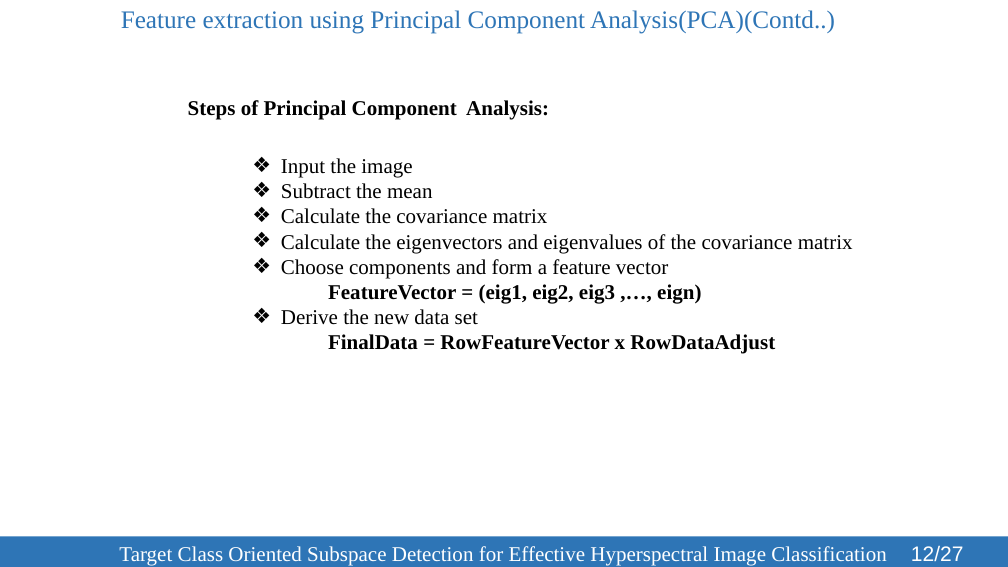
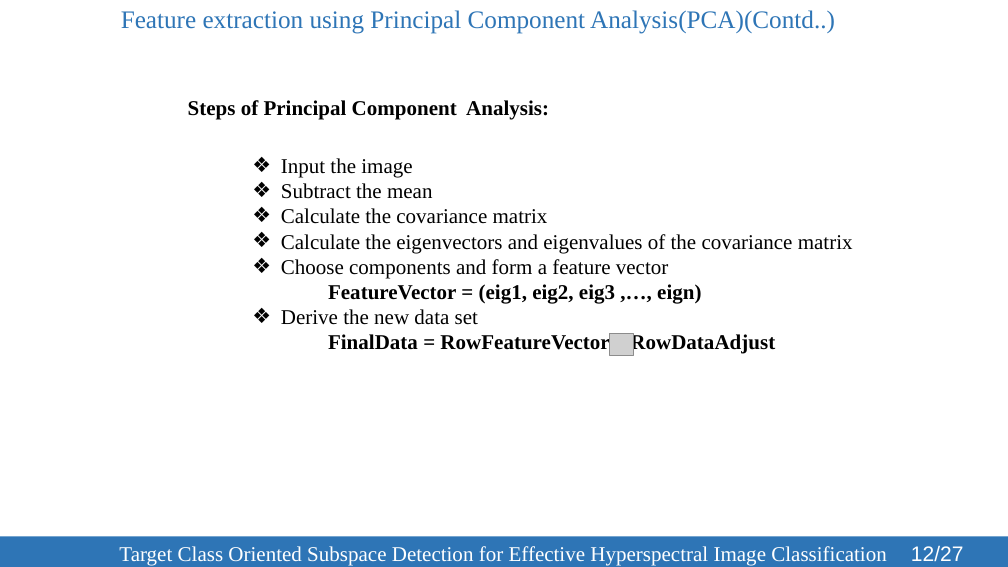
Before and after one commit to SleepyBrain/Remote-Sensing, a slide deck: slide 12 of Presentation/TCOSD-123086.pptx. Drawn at 1008x567 pixels with LibreOffice and Linux fonts; fonts in the diff are those of the drawing; grey boxes stand for pictures. Boxes give left, top, right and bottom in pixels: in the first picture for what was removed or moved away, otherwise in the second. Text is boxed around its words. In the diff, an @@ line names an element or a change of style, - is before the commit and + after.

```diff
--- a/Presentation/TCOSD-123086.pptx
+++ b/Presentation/TCOSD-123086.pptx
@@ text at box(328, 333, 775, 354): text changed @@
-FinalData = RowFeatureVector x RowDataAdjust
+FinalData = RowFeatureVector RowDataAdjust
@@ picture added at box(609, 334, 634, 355) @@
```
Also in this commit, not shown: 2 other slides changed, 31 other files.
